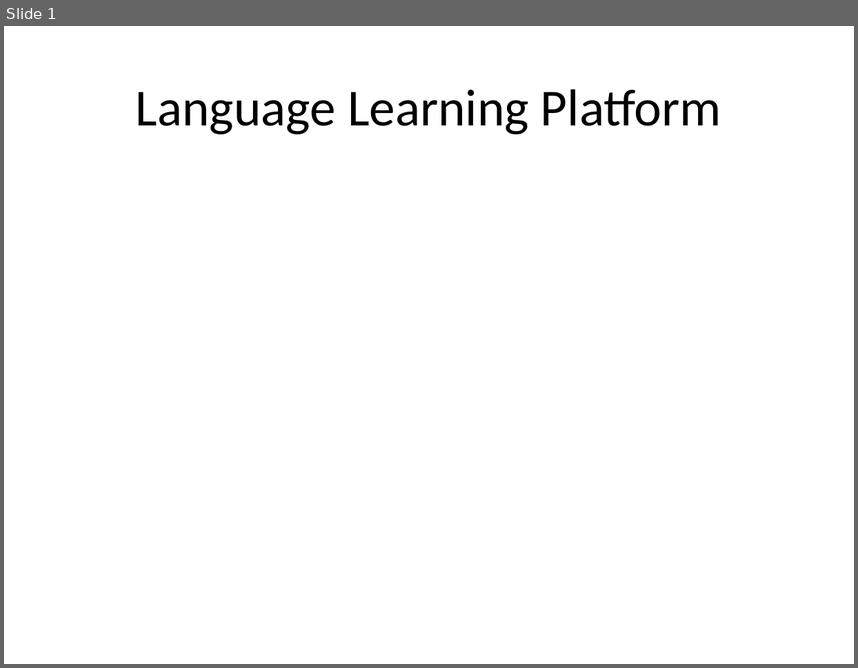
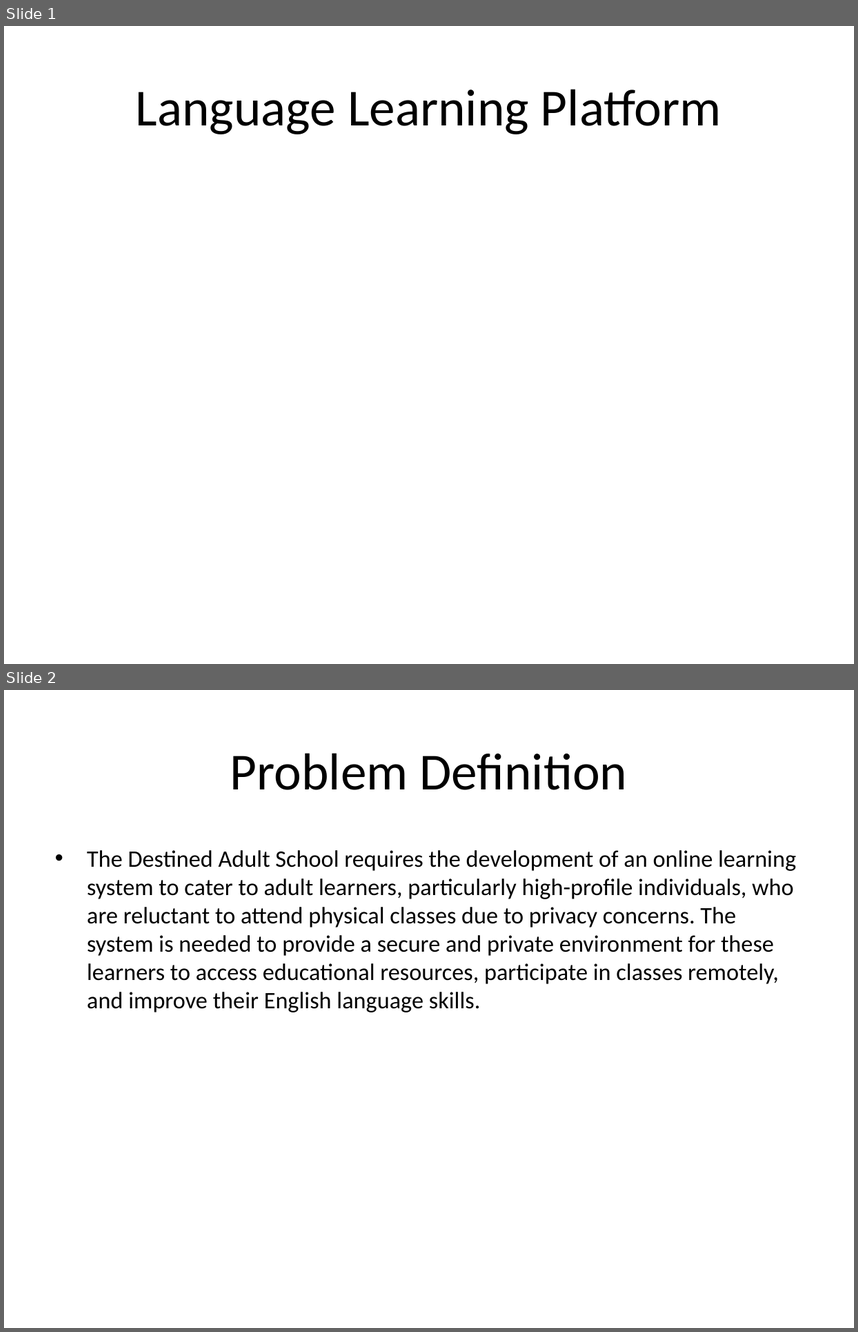
Before and after one commit to VictorMK22/PixelPioneers, a slide deck: Presentation1.pptx. Shown one above the other, each under a label of ours: slide 1 before the commit, slides 1 and 2 after it. The pictures are 858x668 and 858x1332 pixels, drawn with LibreOffice and Linux fonts; fonts in the diff are those of the drawing. Boxes give left, top, right and bottom in pixels: in the first picture for what was removed or moved away, otherwise in the second. Text is boxed around its words. In the diff, an @@ line names an element or a change of style, - is before the commit and + after.

```diff
--- a/Presentation1.pptx
+++ b/Presentation1.pptx
@@ slide 2 added at [4,690,854,1328], background #FFFFFF @@
@@ title added at [230,753,628,790], 44 pt, text #000000 @@
+Problem Definition
@@ text added at [87,850,796,1012], 20 pt, text #000000 @@
+• The Destined Adult School requires the development of an online learning system to cater to adult learners, particularly high-profile individuals, who are reluctant to attend physical classes due to privacy concerns. The system is needed to provide a secure and private environment for these learners to access educational resources, participate in classes remotely, and improve their English language skills.
```
Also in this commit, not shown: 3 slides changed, 28 other slides added, 13 slides removed, 2 other files.
